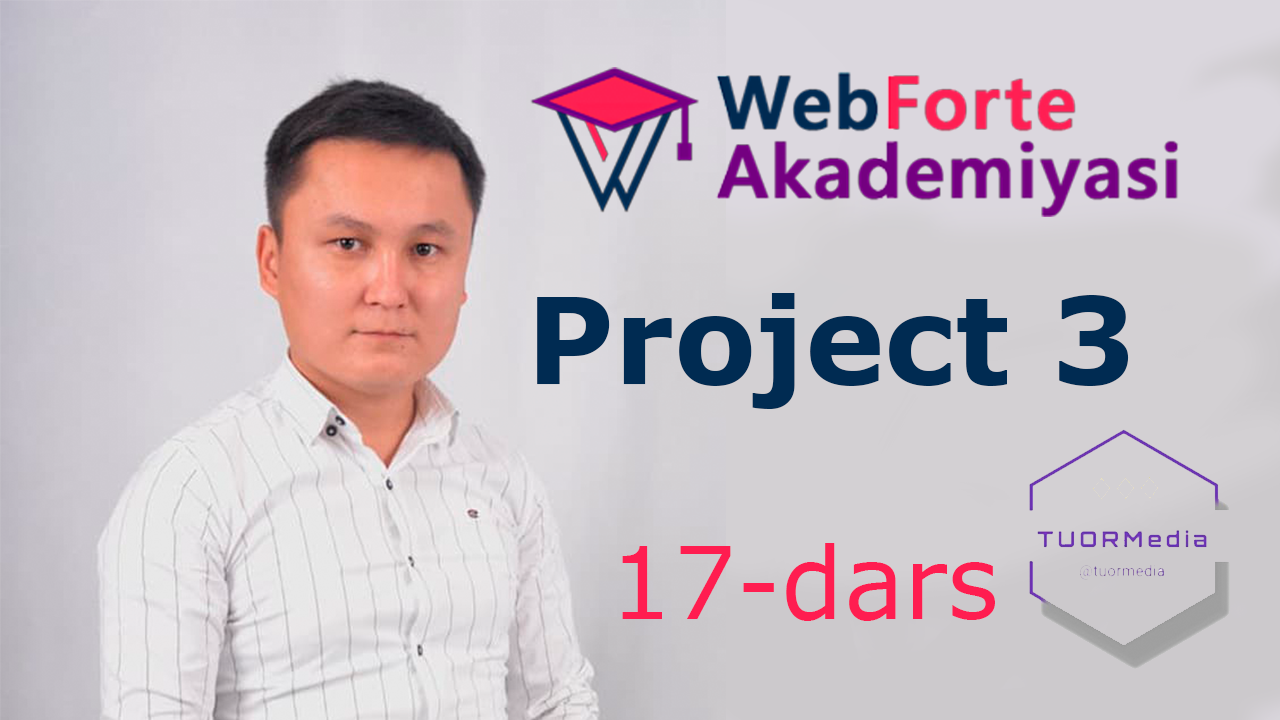
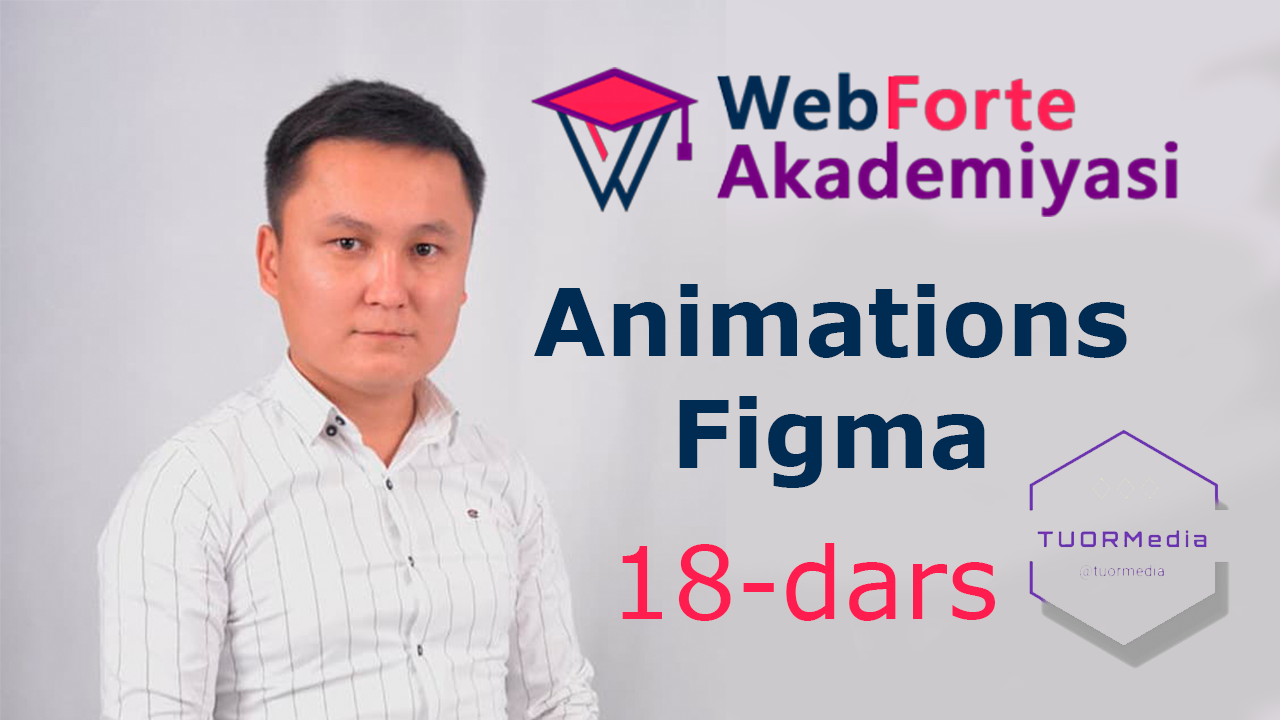
Revision of a layered 1280 x 720 image; what changed, layer by layer:
renamed "17-dars" to "18-dars", painted on it over (x1=678, y1=544, x2=731, y2=621)
renamed "Project 3" to "Animations Figma", painted on it over (x1=534, y1=284, x2=1129, y2=488)
